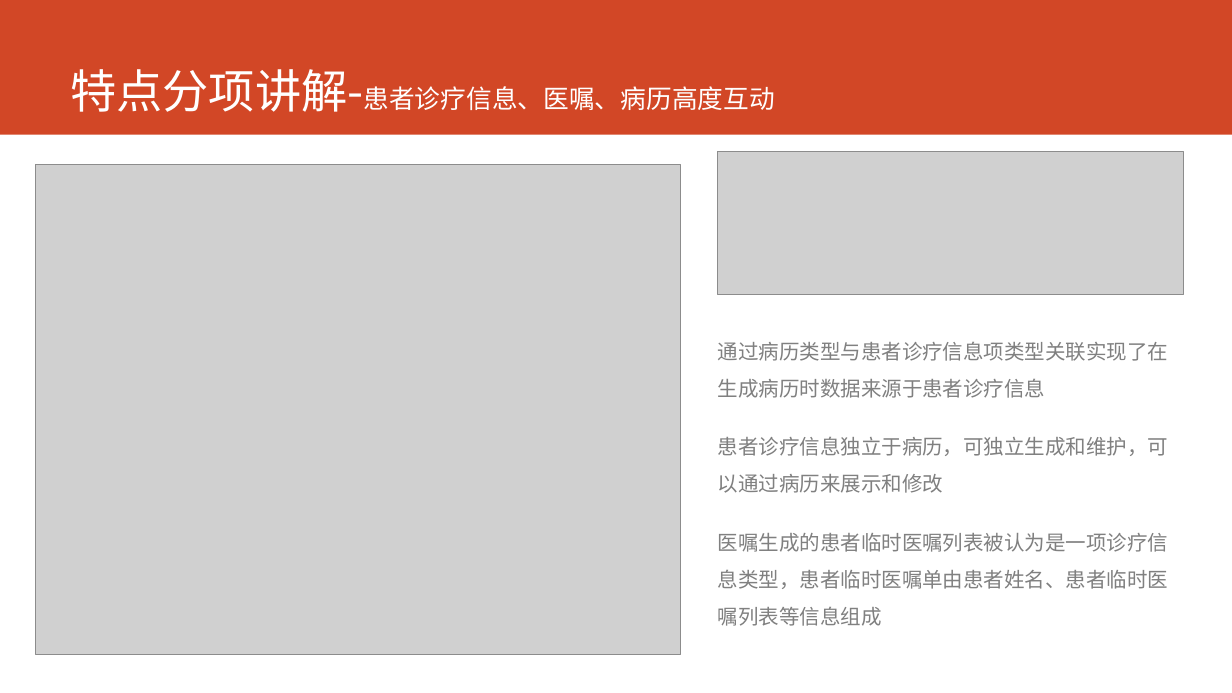
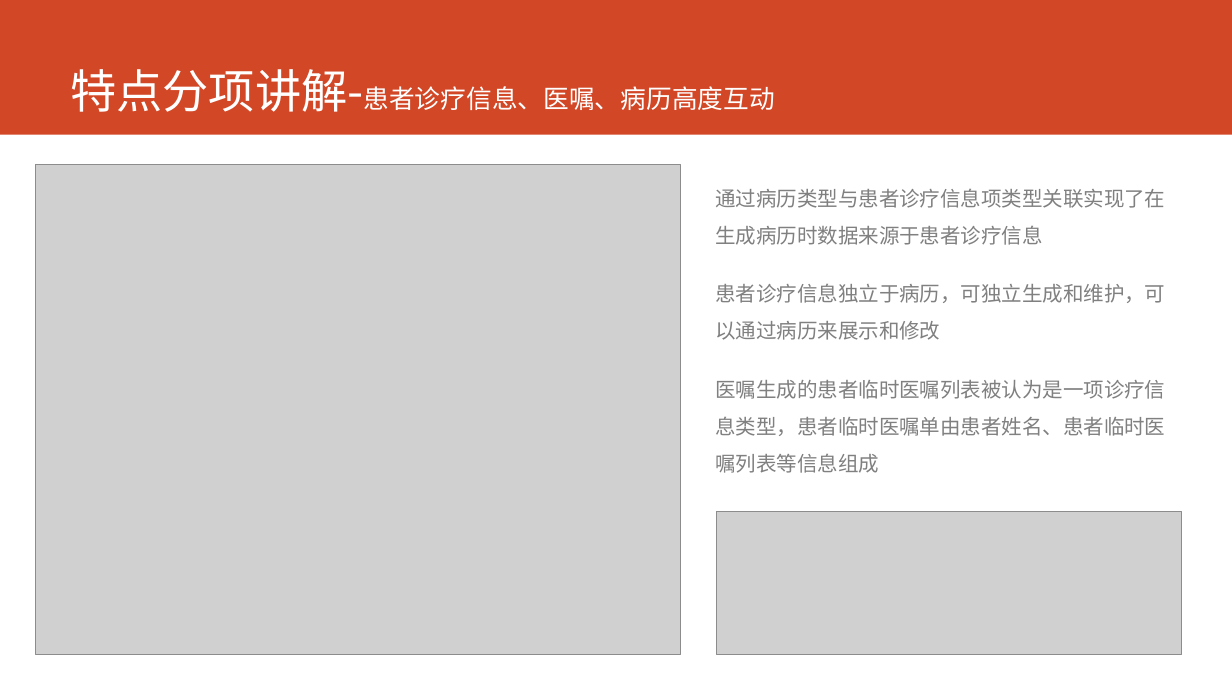
Before and after one commit to AppSecAI-TEST/hospital, a slide deck: slide 5 of doc/EVE新一代HIS核心系统.pptx (slide 6 before the commit). Drawn at 1232x693 pixels with LibreOffice and Linux fonts; fonts in the diff are those of the drawing; grey boxes stand for pictures. Boxes give left, top, right and bottom in pixels: in the first picture for what was removed or moved away, otherwise in the second. Text is boxed around its words. In the diff, an @@ line names an element or a change of style, - is before the commit and + after.

```diff
--- a/doc/EVE新一代HIS核心系统.pptx
+++ b/doc/EVE新一代HIS核心系统.pptx
@@ text "通过病历类型与患者诊疗信息项类型关联实现了在生成病历时数据来源于患者诊疗信息": place and size @@
-text "通过病历类型与患者诊疗信息项类型关联实现了在生成病历时数据来源于患者诊疗信息" at bbox=[718, 342, 1168, 626]
+text "通过病历类型与患者诊疗信息项类型关联实现了在生成病历时数据来源于患者诊疗信息" at bbox=[715, 189, 1165, 473]
@@ picture: place and size @@
-picture at bbox=[718, 152, 1184, 294]
+picture at bbox=[716, 512, 1182, 654]
```
Also in this commit, not shown: 2 slides added, 1 slide removed, 1 other file.
